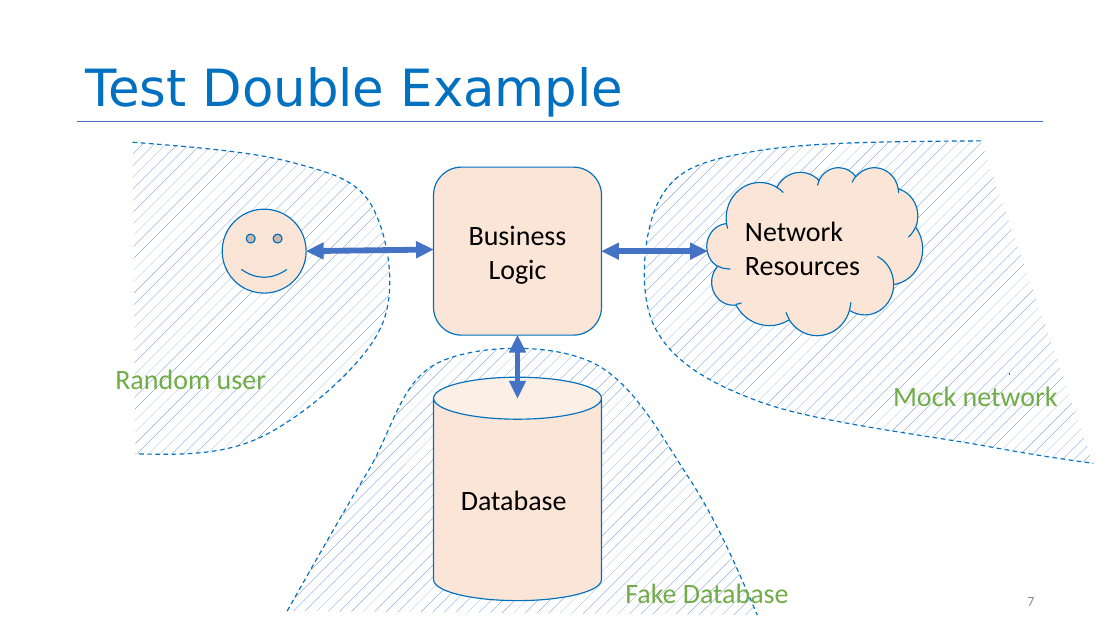
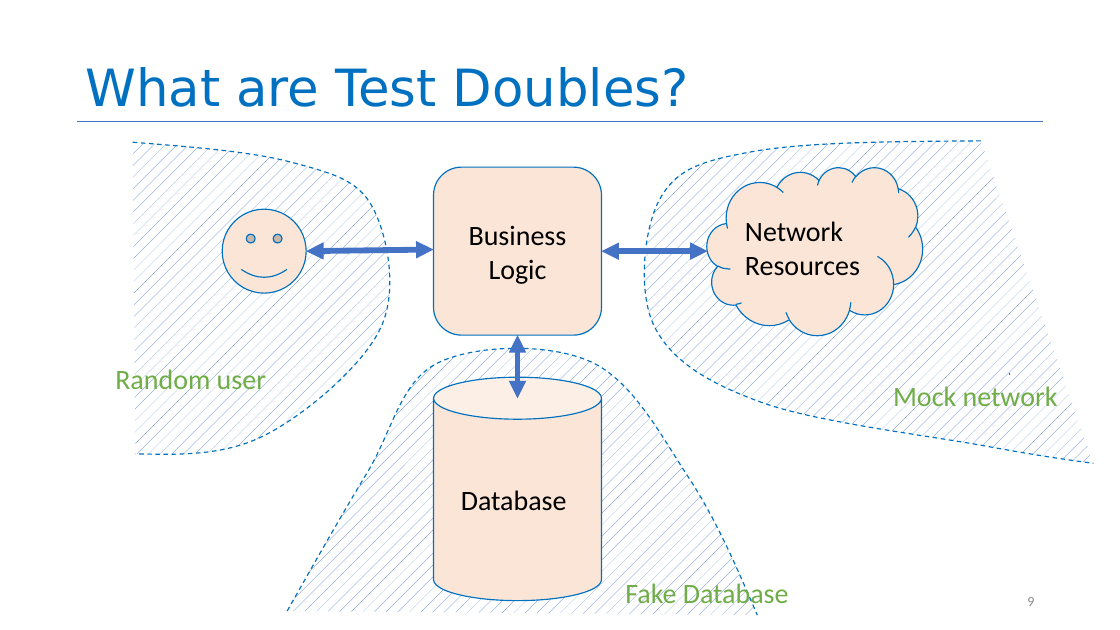
Before and after one commit to neu-se/CS4530-Spring-2022, a slide deck: slide 9 of Slides/Lesson 5.3 Testing Systems.pptx (slide 7 before the commit). Drawn at 1120x630 pixels with LibreOffice and Linux fonts; fonts in the diff are those of the drawing. Boxes give left, top, right and bottom in pixels: in the first picture for what was removed or moved away, otherwise in the second. Text is boxed around its words. In the diff, an @@ line names an element or a change of style, - is before the commit and + after.

```diff
--- a/Slides/Lesson 5.3 Testing Systems.pptx
+++ b/Slides/Lesson 5.3 Testing Systems.pptx
@@ title at bbox=[85, 67, 689, 107]: text changed @@
-Test Double Example
+What are Test Doubles?
@@ page number at bbox=[1027, 597, 1034, 606]: text changed @@
-7
+9
```
Also in this commit, not shown: 11 other slides changed, 4 slides added, 3 slides removed, 1 other file.
